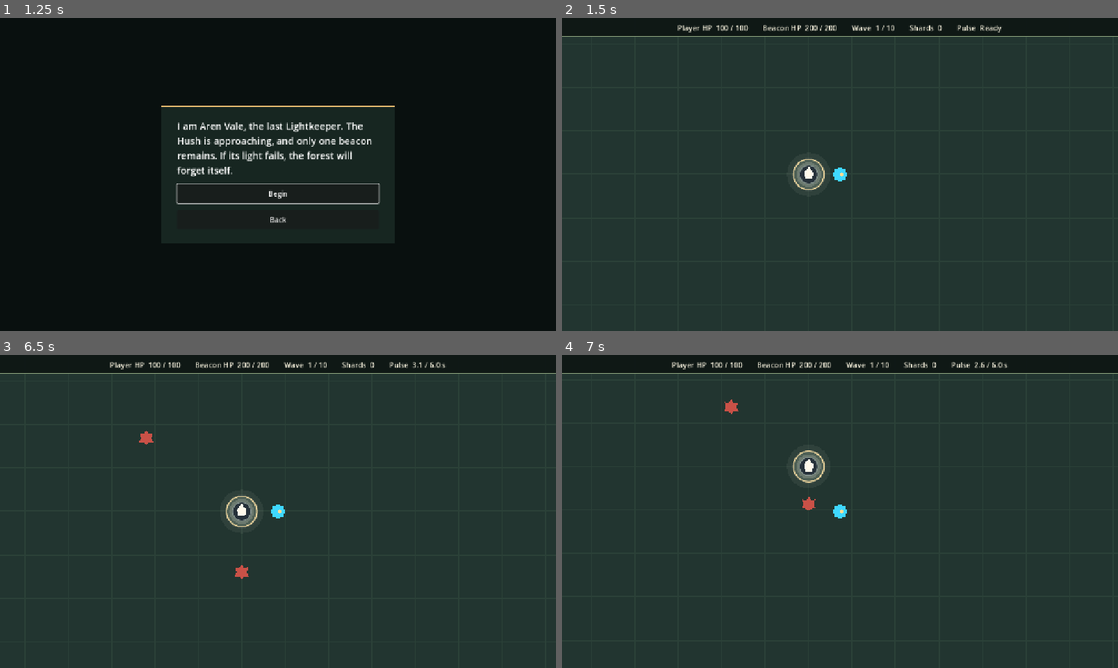
Above: before the commit, frames 1-4 (two rows, left to right).
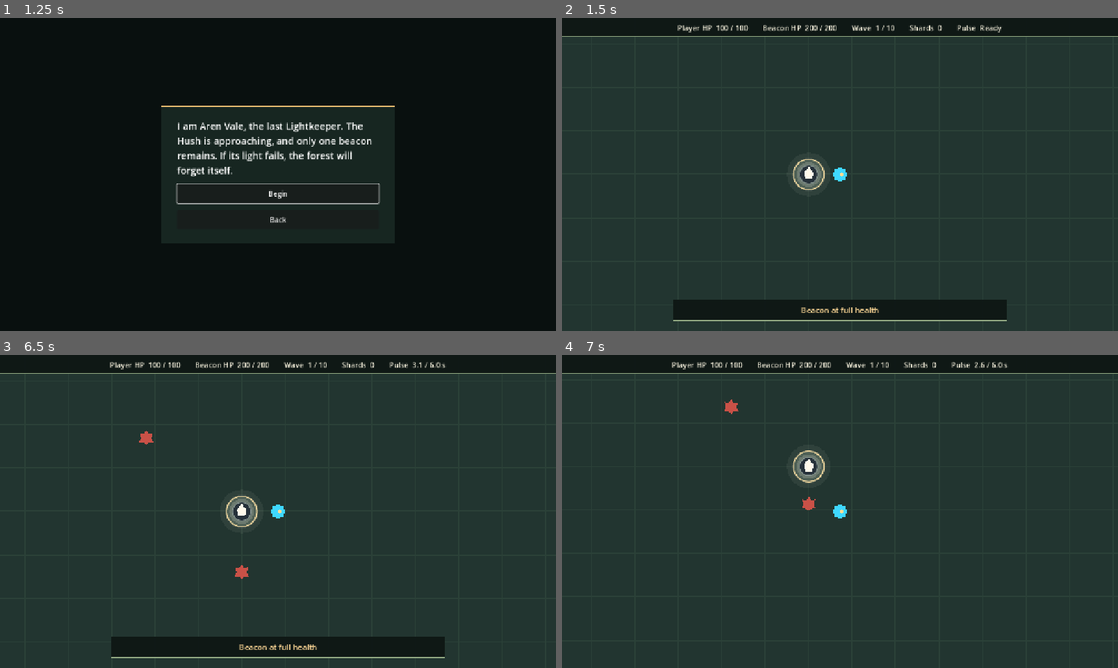
Above: after the commit, the same moments.

Repository: saiiie/The-Last-Lightkeeper
Game: Godot game, scene res://scenes/main.tscn
Two runs of this game, one before a commit and one after it. Both use one fixed random seed, a clock stepped at 60 frames per second and the inputs below.
Inputs (mouse positions are in pixels of both pictures, inside the frame that each line leads up to):
- Up to frame 1 (1.25 s): click "Play" at 0.5 s
- Up to frame 2 (1.5 s): click "Begin" at 1.25 s
- Up to frame 3 (6.5 s): tap Enter at 2 s; move the mouse to (400, 495) at 2.02 s; hold D (move_right) 2.03-2.78 s; hold E (interact) 2.03-2.78 s; move the mouse to (166, 527) at 2.77 s; hold S (move_down) 2.78-3.53 s; tap E (interact) at 2.85, 4.55, 6.05 s; move the mouse to (333, 442) at 3.52 s; hold D (move_right) 3.53-4.28 s; hold E (interact) 3.53-4.28 s; tap Q (lantern_pulse) at 3.6 s; move the mouse to (250, 574) at 4.27 s; hold W (move_up) 4.28-5.03 s; click (250, 574) at 4.35 s; move the mouse to (444, 558) at 5.02 s; hold E (interact) 5.03-5.78 s; hold A (move_left) from 5.03 s (still down); right-click (444, 558) at 5.1 s; move the mouse to (111, 464) at 5.77 s; tap T at 5.85 s
- Up to frame 4 (7 s): move the mouse to (867, 511) at 6.52 s; release A (move_left) at 6.53 s; hold S (move_down) from 6.53 s (still down); hold E (interact) from 6.53 s (still down); tap R at 6.6 s

Frame 1 is identical in both runs. In frame 2, 4.1% of the frame differs, in the area x 20-80%, y 90-97%; in frame 3, 4.1%; in frame 4, nothing differs.

Commit message:
feat(beacon): repair with shards during gameplay

Diff:
--- a/scenes/tests/b_main_test.gd
+++ b/scenes/tests/b_main_test.gd
@@ -4,6 +4,8 @@
 func _ready() -> void:
 	if "--verify-b5" in OS.get_cmdline_user_args():
 		_verify.call_deferred()
+	elif "--verify-b6" in OS.get_cmdline_user_args():
+		_verify_repair.call_deferred()
 
 
 func _verify() -> void:
@@ -32,3 +34,54 @@
 	else:
 		push_error("B5 menu, world, spawning, or live HUD check failed")
 	get_tree().quit(0 if passed else 1)
+
+
+func _verify_repair() -> void:
+	var main = $Main
+	var card := $Main/Overlays/MainMenu/Backdrop/Center/Card
+	var prompt: Label = $Main/HUD/Prompt/Message
+	main.player.add_shards(2)
+	main.beacon.take_damage(45)
+	_press_interact()
+	var passed: bool = main.beacon.current_health == 155 and main.player.shards == 2
+	card.get_node("Menu/Play").pressed.emit()
+	card.get_node("Intro/Begin").pressed.emit()
+	passed = passed and prompt.text == "Need 3 shards to repair the beacon"
+	_press_interact()
+	passed = passed and main.beacon.current_health == 155 and main.player.shards == 2
+
+	main.player.add_shards(1)
+	main.player.global_position = main.beacon.global_position + Vector2(91.0, 0.0)
+	await get_tree().physics_frame
+	await get_tree().physics_frame
+	passed = passed and not prompt.is_visible_in_tree()
+	_press_interact()
+	passed = passed and main.beacon.current_health == 155 and main.player.shards == 3
+
+	main.player.global_position = main.beacon.global_position + Vector2(90.0, 0.0)
+	await get_tree().physics_frame
+	await get_tree().physics_frame
+	passed = passed and prompt.text == "E  Repair beacon (3 shards)"
+	_press_interact()
+	passed = passed and main.beacon.current_health == 185 and main.player.shards == 0
+	main.player.add_shards(6)
+	_press_interact()
+	passed = passed and main.beacon.current_health == 200 and main.player.shards == 3
+	passed = passed and prompt.text == "Beacon at full health"
+	_press_interact()
+	passed = passed and main.beacon.current_health == 200 and main.player.shards == 3
+	passed = passed and $Main/HUD/Status/Inset/Readouts/Beacon.text == "Beacon HP  200 / 200"
+	passed = passed and $Main/HUD/Status/Inset/Readouts/Shards.text == "Shards  3"
+
+	if passed:
+		print("B6 beacon repair checks passed")
+	else:
+		push_error("B6 repair cost, range, healing cap, or HUD check failed")
+	get_tree().quit(0 if passed else 1)
+
+
+func _press_interact() -> void:
+	var press := InputEventAction.new()
+	press.action = "interact"
+	press.pressed = true
+	get_viewport().push_input(press)
--- a/scripts/main.gd
+++ b/scripts/main.gd
@@ -1,10 +1,16 @@
 extends Node2D
+
+const INTERACTION_RANGE := 90.0
+const REPAIR_COST := 3
+const REPAIR_AMOUNT := 30
 
 @onready var player = $World/Player
 @onready var beacon = $World/Beacon
 @onready var arena = $World/Arena
 @onready var waves = $WaveManager
 @onready var hud = $HUD
+
+var _run_active := false
 
 
 func _ready() -> void:
@@ -21,12 +27,47 @@
 
 
 func _start_run() -> void:
+	_run_active = true
 	$World.show()
 	hud.set_player_health(player.current_health, player.max_health)
 	hud.set_beacon_health(beacon.current_health, beacon.max_health)
 	hud.set_shards(player.shards)
 	hud.set_pulse_cooldown(player.pulse_cooldown_remaining, player.pulse_cooldown_total)
-	hud.set_prompt("")
+	_update_interaction_prompt()
 	hud.show()
 	player.set_controls_enabled(true)
 	waves.start_run(player, beacon, $World)
+
+
+func _physics_process(_delta: float) -> void:
+	if _run_active:
+		_update_interaction_prompt()
+
+
+func _unhandled_input(event: InputEvent) -> void:
+	if not event.is_action_pressed("interact") or not _can_interact():
+		return
+	if beacon.current_health < beacon.max_health and player.spend_shards(REPAIR_COST):
+		beacon.repair(REPAIR_AMOUNT)
+		_update_interaction_prompt()
+
+
+func _can_interact() -> bool:
+	return (
+		_run_active
+		and player.current_health > 0
+		and beacon.current_health > 0
+		and player.global_position.distance_squared_to(beacon.global_position) <= INTERACTION_RANGE * INTERACTION_RANGE
+	)
+
+
+func _update_interaction_prompt() -> void:
+	var message := ""
+	if _can_interact():
+		if beacon.current_health == beacon.max_health:
+			message = "Beacon at full health"
+		elif player.shards < REPAIR_COST:
+			message = "Need %d shards to repair the beacon" % REPAIR_COST
+		else:
+			message = "E  Repair beacon (%d shards)" % REPAIR_COST
+	hud.set_prompt(message)
